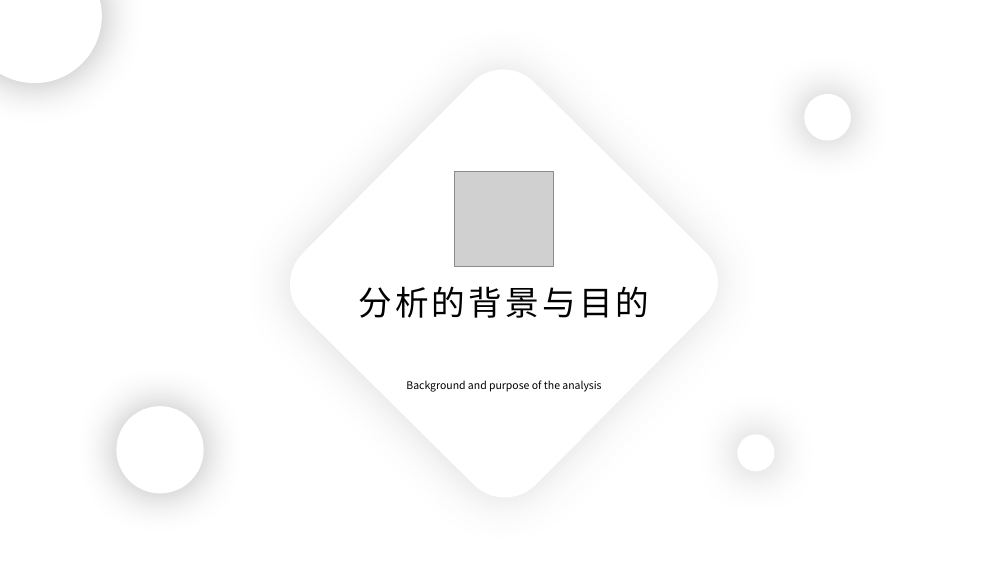
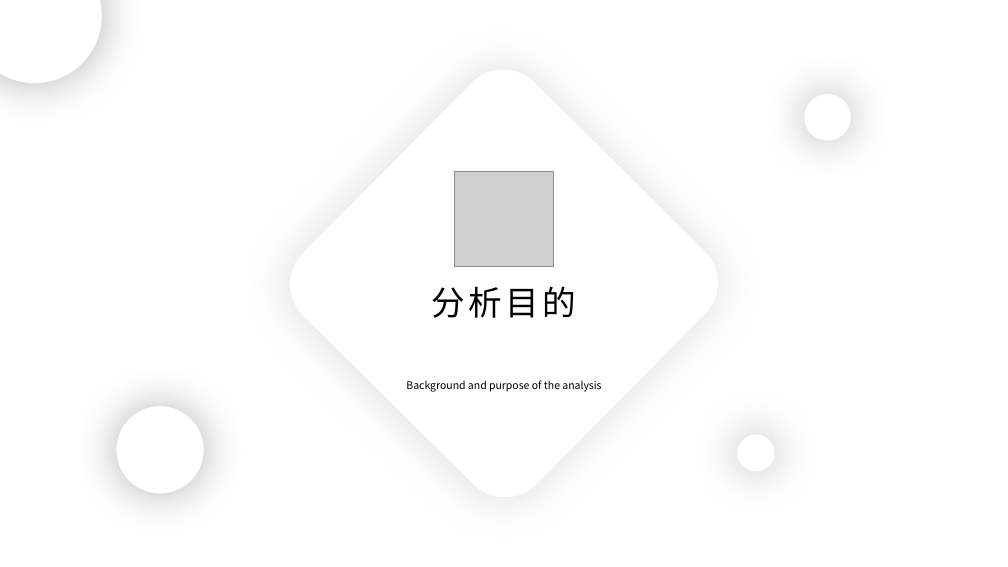
Before and after one commit to 1802024110/School-Assignment, a slide deck: slide 3 of BigData/分析.pptx. Drawn at 1008x567 pixels with LibreOffice and Linux fonts; fonts in the diff are those of the drawing; grey boxes stand for pictures. Boxes give left, top, right and bottom in pixels: in the first picture for what was removed or moved away, otherwise in the second. Text is boxed around its words. In the diff, an @@ line names an element or a change of style, - is before the commit and + after.

```diff
--- a/BigData/分析.pptx
+++ b/BigData/分析.pptx
@@ text at bbox=[432, 286, 576, 318]: text changed @@
-分析的背景与目的
+分析目的
```
Also in this commit, not shown: 4 other slides changed, 2 slides added, 17 slides removed, 5 other files.
